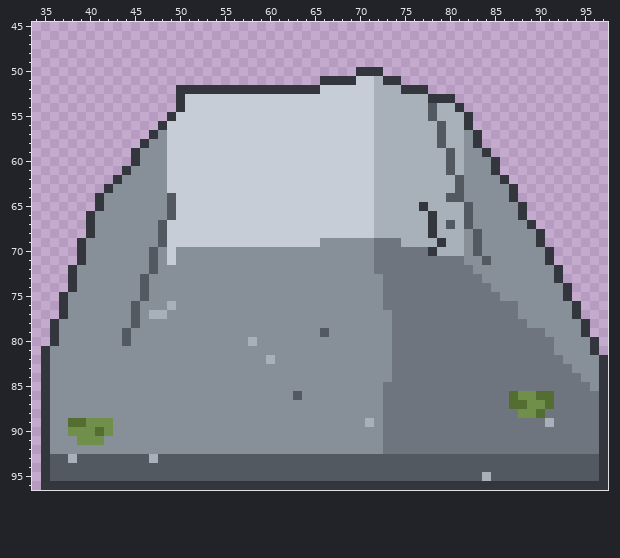
Pixel-art file -- fuentes/aseprite/geo/geo_body_adolecente.aseprite. That is the earlier state.
128x128 pixels, 1 frame. Shown: x 34..97, y 45..96.
Once edited:
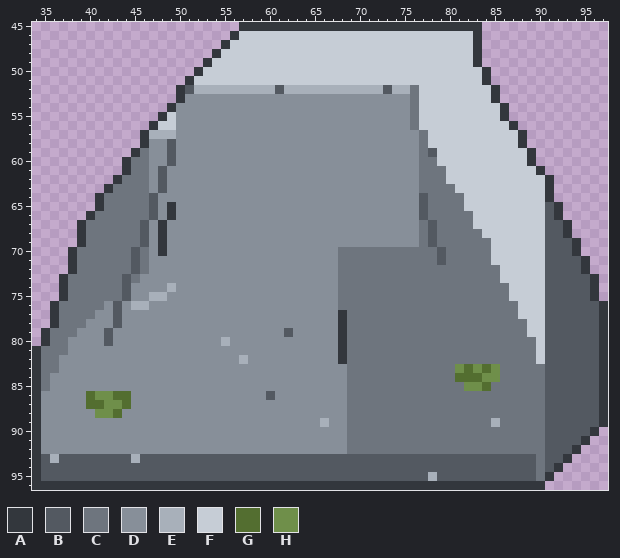
Palette (. is transparent): A #33373d  B #535961  C #6e757e  D #878f99  E #a8b0ba  F #c6cdd6  G #536e30  H #6f8f4a
The edit:
Changed rows in their new state; - is an unchanged pixel.
first column x 34:
45 -----------------------AAAAAAAAAAAAAAAAAAAAAAAAAAA--------------
46 ----------------------AFFFFFFFFFFFFFFFFFFFFFFFFFFA--------------
47 ---------------------AFFFFFFFFFFFFFFFFFFFFFFFFFFFA--------------
48 --------------------AFFFFFFFFFFFFFFFFFFFFFFFFFFFFA--------------
49 -------------------AFFFFFFFFFFFFFFFFFFFFFFFFFFFFFA--------------
50 ------------------AFFFFFFFFFFFFFFFFFFFFFFFFFFFFFFFA-------------
51 -----------------AFFFFFFFFFFFFFFFFFF--FFFFFFFFFFFFA-------------
52 -----------------BEEEEEEEEEBEEEEEEEEEE-B-ECFFFFFFFFA------------
53 -----------------DDDDDDDDDDDDDDDDDDDDDDDDDCFFFFFFFFA------------
54 ---------------ADDDDDDDDDDDDDDDDDDDDDDDDDDCFFFFFFFFFA-----------
55 --------------AFDDDDDDDDDDDDDDDDDDDDDDDDDDCFFFFFFFFFA-----------
56 -------------AF-DDDDDDDDDDDDDDDDDDDDDDDDDDCFFFFFFFFFFA----------
57 ------------AEEEDDDDDDDDDDDDDDDDDDDDDDDDDDDCFFFFFFFFFFA---------
58 ---------------BDDDDDDDDDDDDDDDDDDDDDDDDDDDCFFFFFFFFFFA---------
59 ------------C--BDDDDDDDDDDDDDDDDDDDDDDDDDDDCBFFFFFFFFFFA--------
60 ----------ACC--BDDDDDDDDDDDDDDDDDDDDDDDDDDDCCFFFFFFFFFFA--------
61 -----------CC-BDDDDDDDDDDDDDDDDDDDDDDDDDDDDCCCFFFFFFFFFFA-------
62 ----------CCC-BDDDDDDDDDDDDDDDDDDDDDDDDDDDDCCCFFFFFFFFFFFA------
63 ---------CCCC-BDDDDDDDDDDDDDDDDDDDDDDDDDDDDCCCCFFFFFFFFFFA------
64 --------CCCCCB-DDDDDDDDDDDDDDDDDDDDDDDDDDDDBCCCCFFFFFFFFFA------
65 --------CCCCCB-ADDDDDDDDDDDDDDDDDDDDDDDDDDDBCCCCFFFFFFFFFBA-----
66 -------CCCCCCB-ADDDDDDDDDDDDDDDDDDDDDDDDDDDBCCCCCFFFFFFFFBA-----
67 -----ACCCCCCB-ADDDDDDDDDDDDDDDDDDDDDDDDDDDDCBCCCCFFFFFFFFBBA----
68 -----ACCCCCCB-ADDDDDDDDDDDDDDDDDDDDDDDDDDDDCBCCCCCFFFFFFFBBA----
69 ------CCCCCCB-ADDDDDDDDDDDDDDDDD------DDDDDCBCCCCCCFFFFFFBBBA---
70 ----ACCCCCCBCDAD------------------CCCC------CBCCCCCFFFFFFBBBA---
71 ----ACCCCCCBCD-D------------------CCCC-------B--CCCFFFFFFBBBBA--
72 -----CCCCCCBCD--------------------CCCC-----------CCCFFFFFBBBBA--
73 ---ACCCCCCBCD---------------------CCCCC-----------CCFFFFFBBBBBA-
74 ---ACCCCCCB-D--E------------------CCCCC------------CCFFFFBBBBBA-
75 ----CCCCCCB-DEE-------------------CCCCC-------------CFFFFBBBBBA-
76 --ACCCCC-B-EE--D------------------CCCCC---------------FFFBBBBBBA
77 --ACCCC--B-D-DD-------------------ACCCCC--------------FFFBBBBBBA
78 ---CCC---B-D----------------------ACCCCC---------------FFBBBBBBA
79 -ACCC---B-D-----------------B---D-ACCCCC---------------FFBBBBBBA
80 -ACC----B-D----------E--D---------ACCCCC----------------FBBBBBBA
81 ACCC------------------------------ACCCCC----------------FBBBBBBA
82 ACC--------------------E--D-------ACCCCC----------------FBBBBBB-
83 ACC--------------------------------CCCCC-------HGHGH-----BBBBBB-
84 AC---------------------------------CCCCC-------GGGHH-----BBBBBB-
85 AC---------------------------------CCCC---------HHG------BBBBBB-
86 AD----GHHGG---------------B--D-----CCCC--------------CCCCBBBBBB-
87 AD----GGHHG------------------------CCCC--------------CCCCBBBBBB-
88 AD-----HHG-------------------------CCCC---------------CCCBBBBBB-
89 AD--DDDDD-----------------------E--CCCC------------E-----BBBBBB-
90 AD--DDDDD--------------------------CCCC------------------BBBBBA.
91 AD---DDD---------------------------CCCC------------------BBBBA..
92 AD---------------------------------CCCC------------------BBBA...
93 ABE-B------E-B------------------------------------------C--A....
94 AB------------------------------------------------------C-A.....
95 AB------------------------------------------E-----B-----CA......
96 A--------------------------------------------------------.......
Boxes around the changes in both pictures, in picture pixels (x1, y1, x2, y2):
changed: (32, 22, 608, 490)
